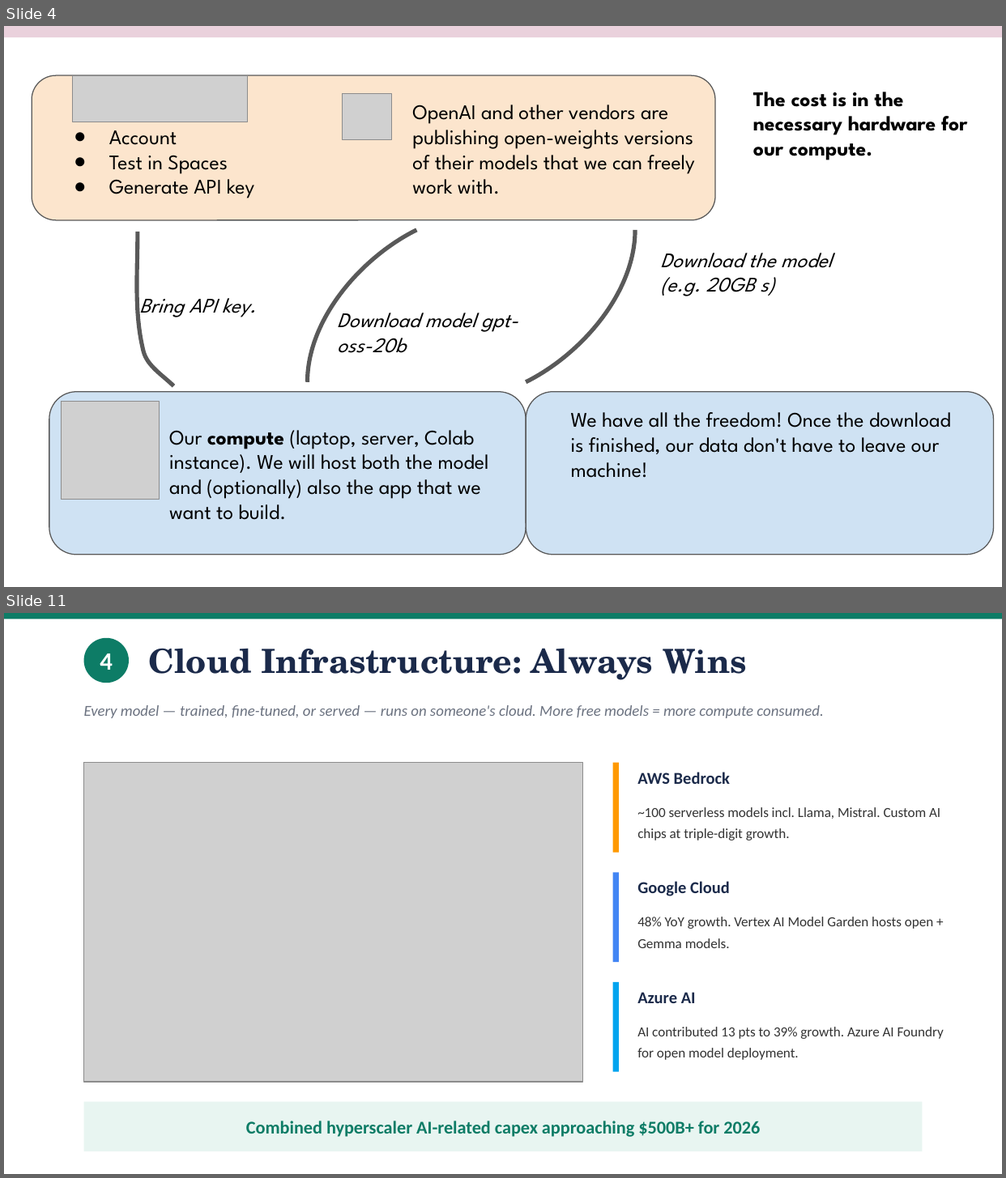
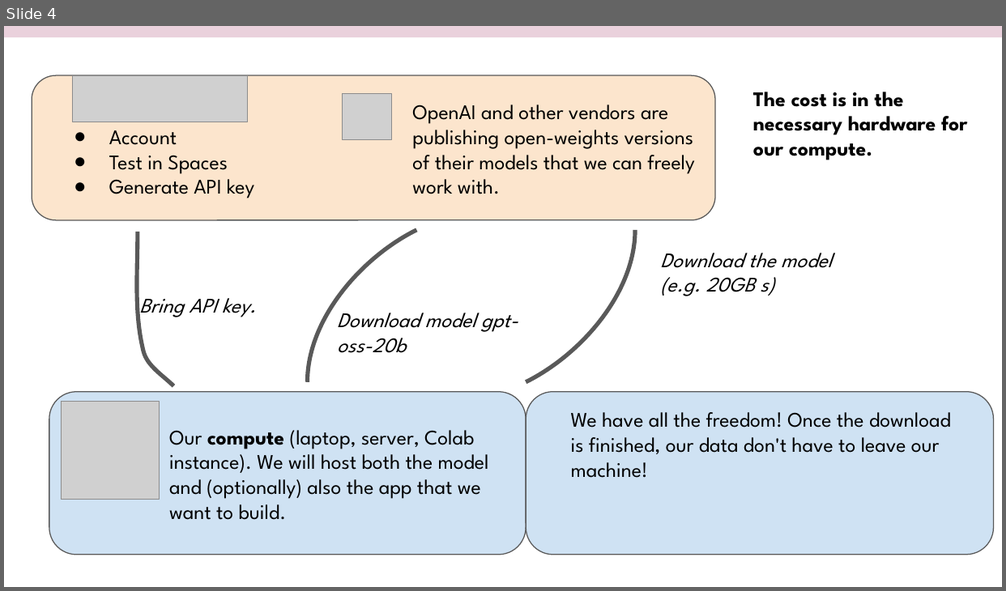
Before and after one commit to robertbarcik/genai-in-python-tutorial, a slide deck: 0_genAI_in_Python.pptx. Shown one above the other, each under a label of ours: slides 4 and 11 before the commit, slide 4 after it; the slides between them are not shown. The pictures are 1006x1178 and 1006x591 pixels, drawn with LibreOffice and Linux fonts; fonts in the diff are those of the drawing; grey boxes stand for pictures. Boxes give left, top, right and bottom in pixels: in the first picture for what was removed or moved away, otherwise in the second. Text is boxed around its words. In the diff, an @@ line names an element or a change of style, - is before the commit and + after.

```diff
--- a/0_genAI_in_Python.pptx
+++ b/0_genAI_in_Python.pptx
@@ slide 11 removed at <box>4,613,1002,1174</box>, background #FFFFFF @@
@@ rectangle removed at <box>4,613,1002,619</box> @@
@@ ellipse removed at <box>84,638,129,683</box> @@
@@ text removed at <box>100,653,113,670</box> @@
-4
@@ text removed at <box>149,648,747,680</box> @@
-Cloud Infrastructure: Always Wins
@@ text removed at <box>84,705,823,718</box> @@
-Every model — trained, fine-tuned, or served — runs on someone's cloud. More free models = more compute consumed.
@@ picture removed at <box>84,763,583,1082</box> @@
@@ rectangle removed at <box>613,763,619,853</box> @@
@@ text removed at <box>637,772,730,784</box> @@
-AWS Bedrock
@@ text removed at <box>637,807,940,841</box> @@
-~100 serverless models incl. Llama, Mistral. Custom AI chips at triple-digit growth.
@@ rectangle removed at <box>613,872,619,962</box> @@
@@ text removed at <box>637,881,730,897</box> @@
-Google Cloud
@@ text removed at <box>637,917,933,948</box> @@
-48% YoY growth. Vertex AI Model Garden hosts open + Gemma models.
@@ rectangle removed at <box>613,982,619,1072</box> @@
@@ text removed at <box>637,992,696,1003</box> @@
-Azure AI
@@ text removed at <box>637,1027,944,1060</box> @@
-AI contributed 13 pts to 39% growth. Azure AI Foundry for open model deployment.
@@ rectangle removed at <box>84,1102,922,1152</box> @@
@@ text removed at <box>246,1121,760,1137</box> @@
-Combined hyperscaler AI-related capex approaching $500B+ for 2026
```
Also in this commit, not shown: 12 other slides removed, 1 other file.
